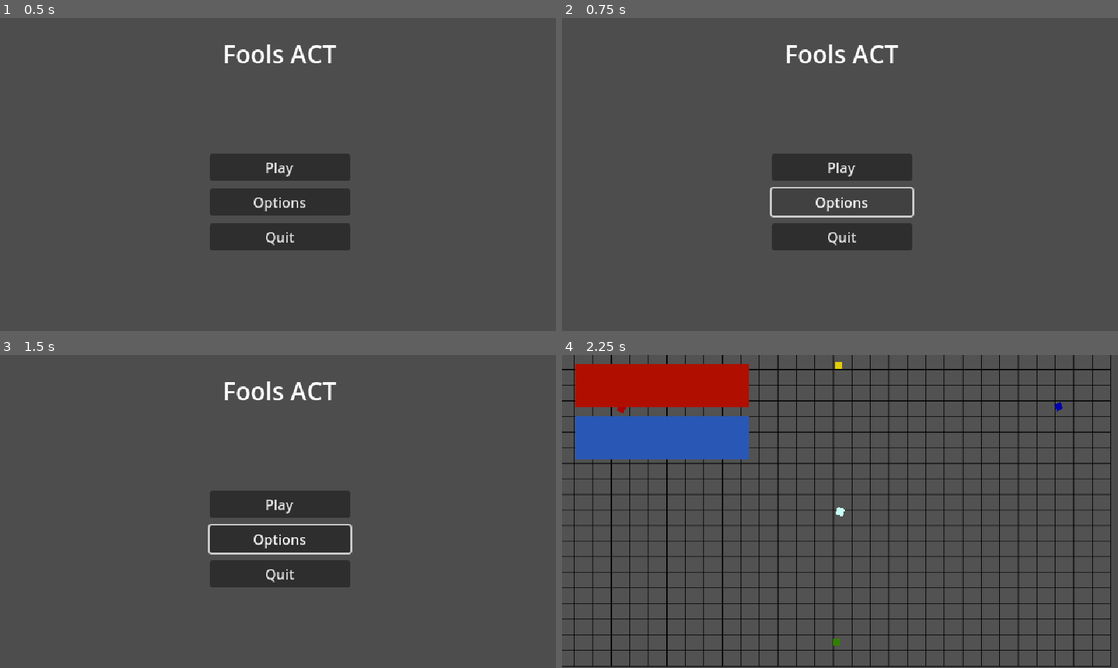
Above: before the commit, frames 1-4 (two rows, left to right).
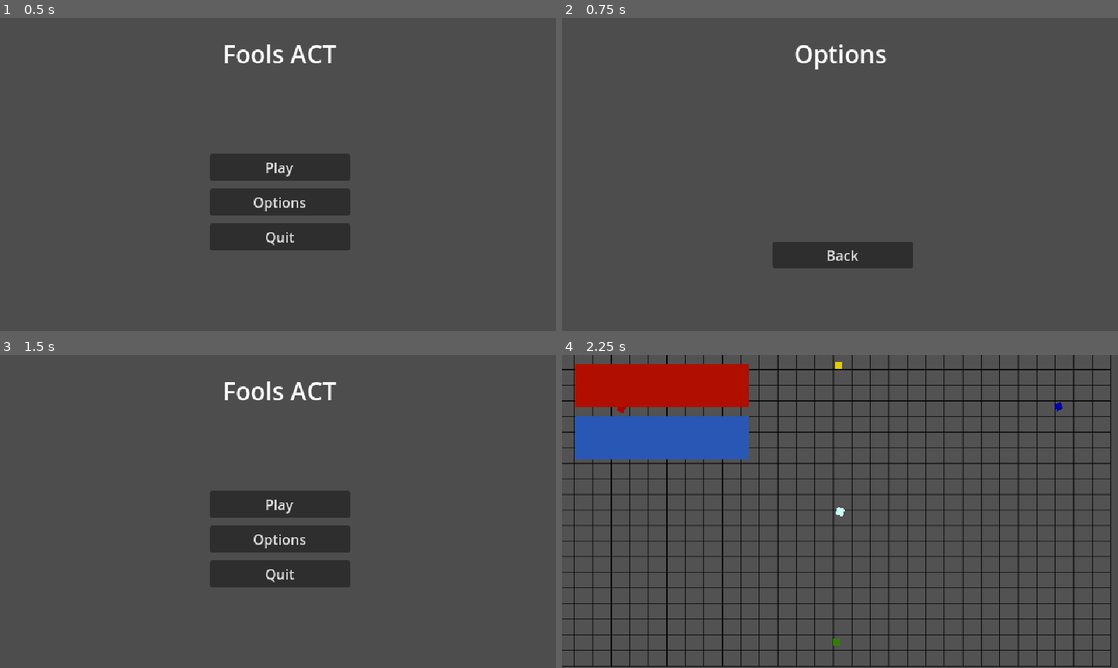
Above: after the commit, the same moments.

Repository: EmpexOri/OperationHavok
Game: Godot game, scene res://Scenes/MenuScene.tscn
Two runs of this game, one before a commit and one after it. Both use one fixed random seed, a clock stepped at 60 frames per second and the inputs below.
Inputs (mouse positions are in pixels of both pictures, inside the frame that each line leads up to):
- Up to frame 1 (0.5 s): no input
- Up to frame 2 (0.75 s): click "Options" at 0.5 s
- Up to frame 3 (1.5 s): click (278, 592) at 1.25 s, where only the run after the commit has a clickable "Back"
- Up to frame 4 (2.25 s): click "Play" at 2 s

Frame 1 is identical in both runs. In frame 2, 6.2% of the frame differs, in the area x 37-64%, y 8-80%; in frame 3, 0.3%; in frame 4, nothing differs.

Commit message:
Linking options menu to main menu
Created an Options Scene and linked the main menu scene to it

Diff:
--- a/Assets/Scripts/Menu Scripts/MenuScene.gd
+++ b/Assets/Scripts/Menu Scripts/MenuScene.gd
@@ -5,7 +5,7 @@
 
 
 func OnOptionsButtonPressed() -> void:
-	pass # Replace with function body.
+	get_tree().change_scene_to_file("res:///Scenes/OptionsScene.tscn")
 
 
 func OnQuitButtonPressed() -> void:
--- /dev/null
+++ b/Assets/Scripts/Menu Scripts/OptionsScene.gd
@@ -0,0 +1,5 @@
+extends Node2D
+
+
+func OnBackButtonPressed() -> void:
+	get_tree().change_scene_to_file("res://Scenes/MenuScene.tscn")
--- /dev/null
+++ b/Scenes/OptionsScene.tscn
@@ -0,0 +1,25 @@
+[gd_scene load_steps=2 format=3 uid="uid://bli4fnfa7mnar"]
+
+[ext_resource type="Script" uid="uid://bjja86ke8qrmn" path="res://Assets/Scripts/Menu Scripts/OptionsScene.gd" id="1_ax0sw"]
+
+[node name="OptionsScene" type="Node2D"]
+script = ExtResource("1_ax0sw")
+
+[node name="Title" type="Label" parent="."]
+offset_left = 1.0
+offset_top = 21.0
+offset_right = 641.0
+offset_bottom = 62.0
+theme_type_variation = &"HeaderLarge"
+text = "Options"
+horizontal_alignment = 1
+vertical_alignment = 1
+
+[node name="BackButton" type="Button" parent="Title"]
+offset_left = 241.0
+offset_top = 236.0
+offset_right = 403.0
+offset_bottom = 267.0
+text = "Back"
+
+[connection signal="pressed" from="Title/BackButton" to="." method="OnBackButtonPressed"]
Not shown, added: Assets/Scripts/Menu Scripts/OptionsScene.gd.uid
